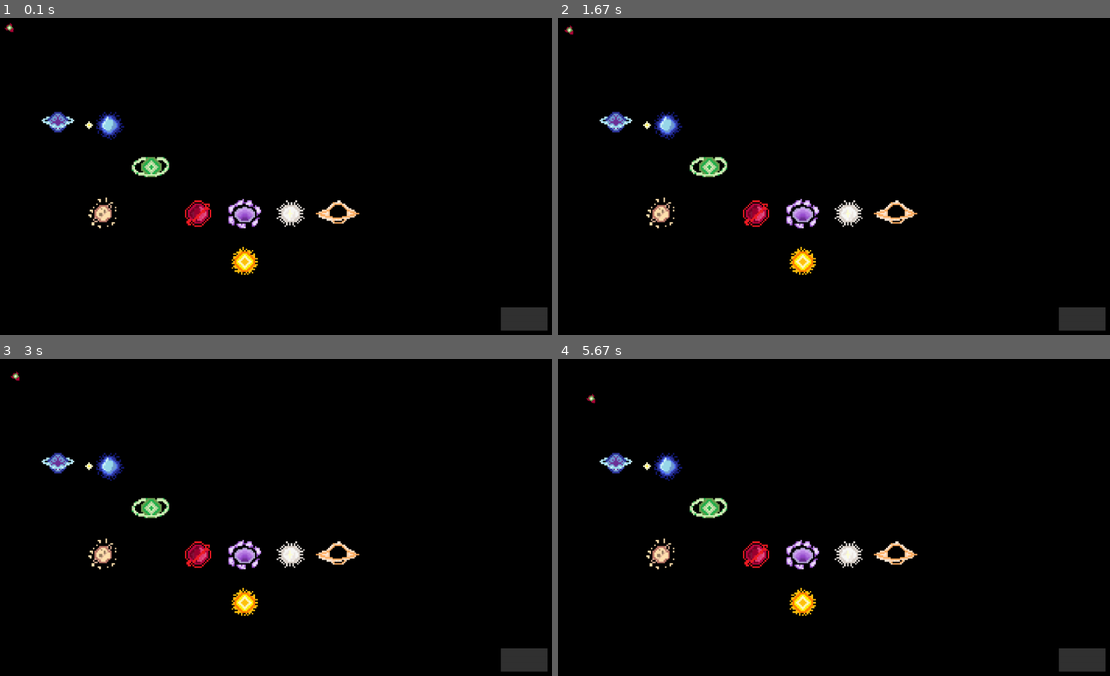
Above: before the commit, frames 1-4 (two rows, left to right).
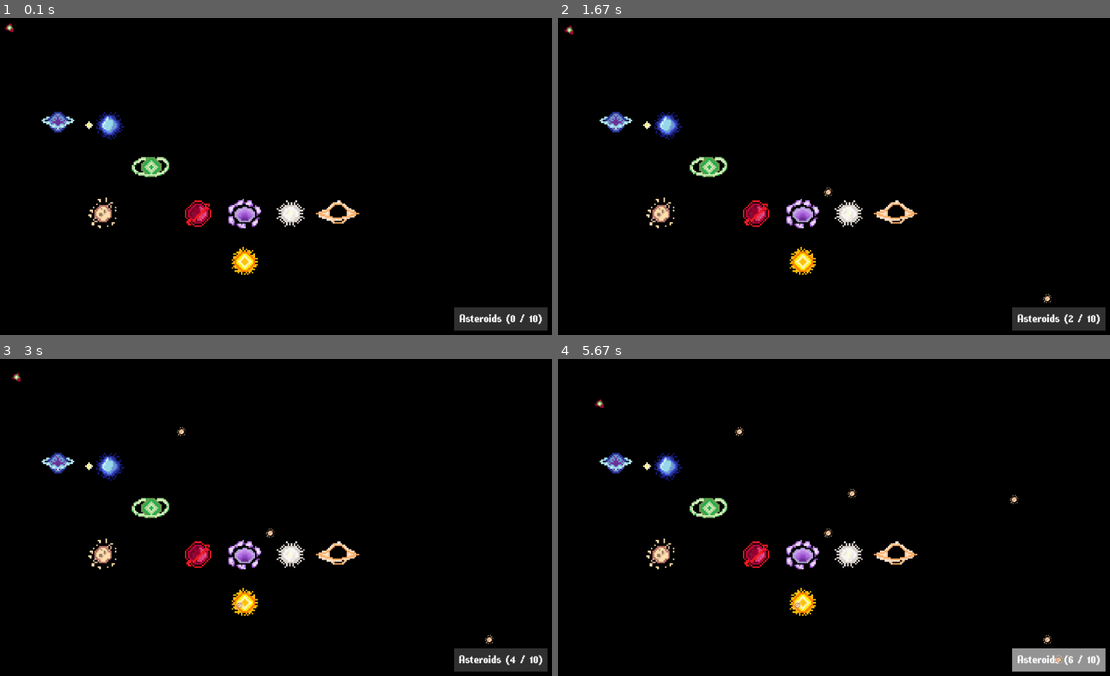
Above: after the commit, the same moments.

Repository: maxim739/Hackathon26
Game: pygame game, started from main2.py
Two runs of this game, one before a commit and one after it. Both use one fixed random seed, a clock stepped at 60 frames per second and the inputs below.
Inputs (mouse positions are in pixels of both pictures, inside the frame that each line leads up to):
- Up to frame 1 (0.1 s): no input
- Up to frame 2 (1.67 s): click (1060, 319) at 0.38 s, where only the run after the commit has a clickable "Asteroids (0 / 10)"; click (828, 192) at 0.72 s; click (1060, 319) at 1.05 s, where only the run after the commit has a clickable "Asteroids (1 / 10)"; click (1049, 300) at 1.38 s
- Up to frame 3 (3 s): click (502, 660) at 1.72 s, where only the run after the commit has a clickable "Asteroids (2 / 10)"; click (237, 606) at 2.05 s; click (496, 650) at 2.38 s; click (182, 431) at 2.72 s
- Up to frame 4 (5.67 s): click (1060, 660) at 3.05 s, where only the run after the commit has a clickable "Asteroids (4 / 10)"; click (1016, 498) at 3.38 s; click (1060, 660) at 4.22 s, where only the run after the commit has a clickable "Asteroids (5 / 10)"; click (850, 492) at 4.55 s; click (1060, 660) at 5.38 s, where only the run after the commit has a clickable "Asteroids (6 / 10)"

The runs differ from the first frame. In frame 1, 0.7% of the frame differs, in the area x 82-99%, y 91-99%; in frame 2, 0.8%; in frame 3, 0.8%; in frame 4, 1.5%, in the area x 5-100%, y 10-99%.

Commit message:
button
Updated button file to make text appear and added text to new astroid button... included asteroid count on button

Diff:
--- a/button.py
+++ b/button.py
@@ -11,6 +11,7 @@
         self.inactive_color = inactive_color
         self.active_color = active_color
         self.action = action
+        self.font = pygame.font.Font('PixelPurl.ttf', 30)
 
 
     def draw(self, screen):
@@ -24,3 +25,8 @@
                 self.action()
         else:
             pygame.draw.rect(screen, self.inactive_color, (self.x, self.y, self.width, self.height))
+
+        #button text
+        text_surface = self.font.render(self.text, True, (255, 255, 255))
+        text_rect = text_surface.get_rect(center=(self.x + self.width // 2, self.y + self.height // 2))
+        screen.blit(text_surface, text_rect)
--- a/main2.py
+++ b/main2.py
@@ -124,7 +124,8 @@
     # Render the screen
     screen.fill(constants.black)
 
-    new_but = Button("New", 1150, 700, 100, 50, (50, 50, 50), (150, 150, 150))
+    button_text = f"Asteroids ({asteroids_placed} / {constants.MAX_ASTEROIDS})"
+    new_but = Button(button_text, 1050, 700, 200, 50, (50, 50, 50), (150, 150, 150))
     new_but.draw(screen)
 
     if event.type == pygame.MOUSEBUTTONDOWN and new_but.x < mouse[0] < new_but.x + new_but.width and new_but.y < mouse[1] < new_but.y + new_but.height:
